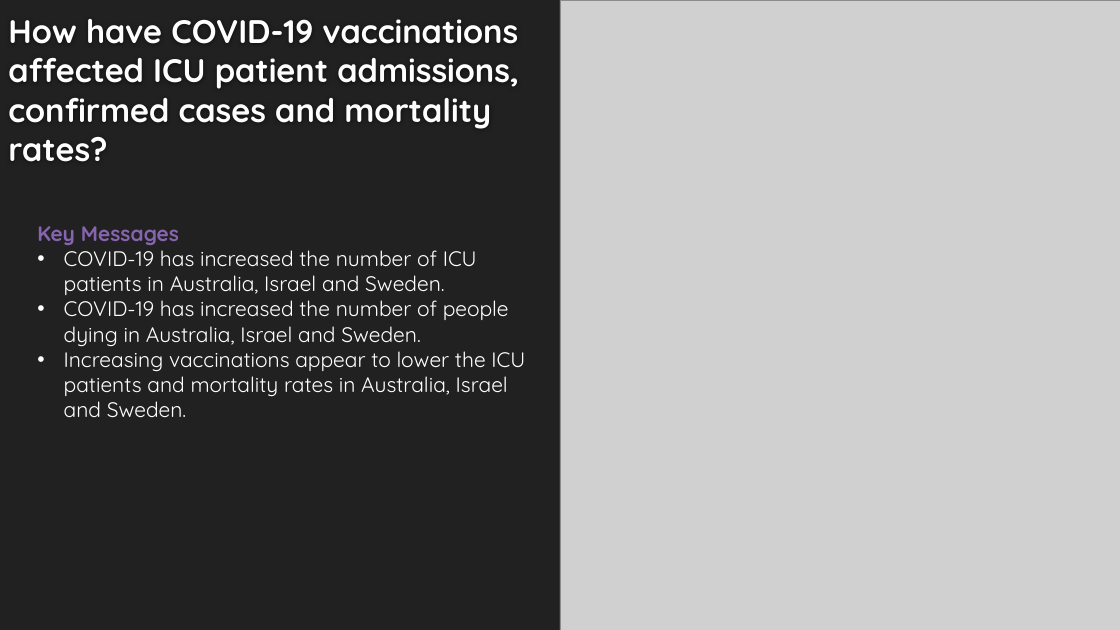
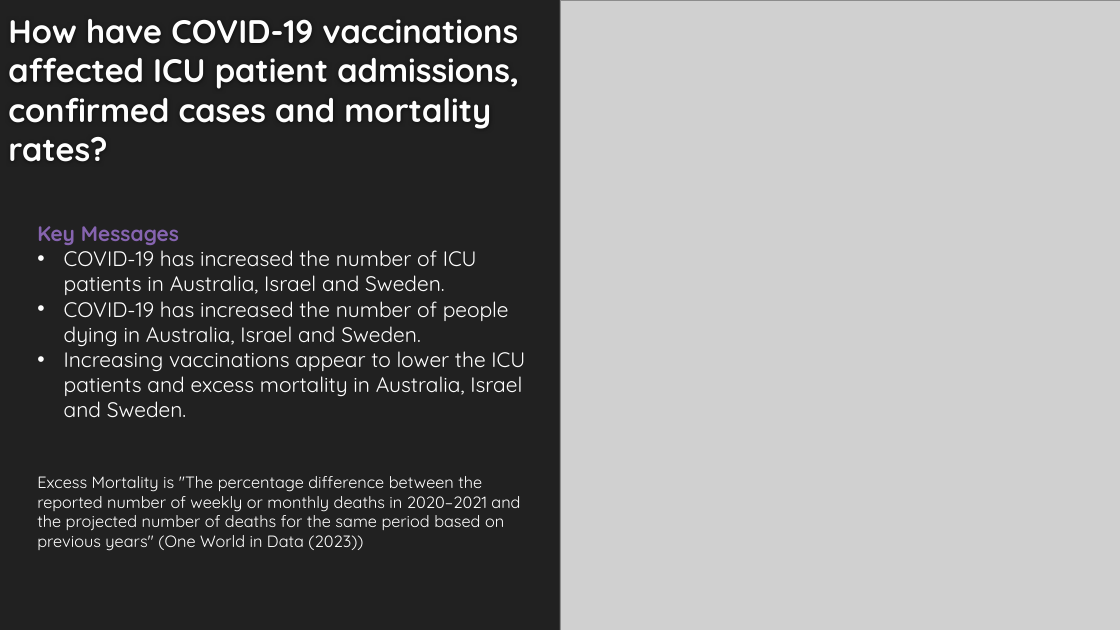
Before and after one commit to cmorrow28/project_one, a slide deck: slide 7 of Covid19_Presentation_Final.pptx. Drawn at 1120x630 pixels with LibreOffice and Linux fonts; fonts in the diff are those of the drawing; grey boxes stand for pictures; background and template pictures are left out. Boxes give left, top, right and bottom in pixels: in the first picture for what was removed or moved away, otherwise in the second. Text is boxed around its words. In the diff, an @@ line names an element or a change of style, - is before the commit and + after.

```diff
--- a/Covid19_Presentation_Final.pptx
+++ b/Covid19_Presentation_Final.pptx
@@ text at [37, 351, 525, 551]: text changed; size 18 to 14 pt @@
-• Increasing vaccinations appear to lower the ICU patients and mortality rates in Australia, Israel and Sweden.
+• Increasing vaccinations appear to lower the ICU patients and excess mortality in Australia, Israel and Sweden.
+Excess Mortality is "The percentage difference between the reported number of weekly or monthly deaths in 2020–2021 and the projected number of deaths for the same period based on previous years" (One World in Data (2023))
```
Also in this commit, not shown: 1 other slide changed, 3 other files.
